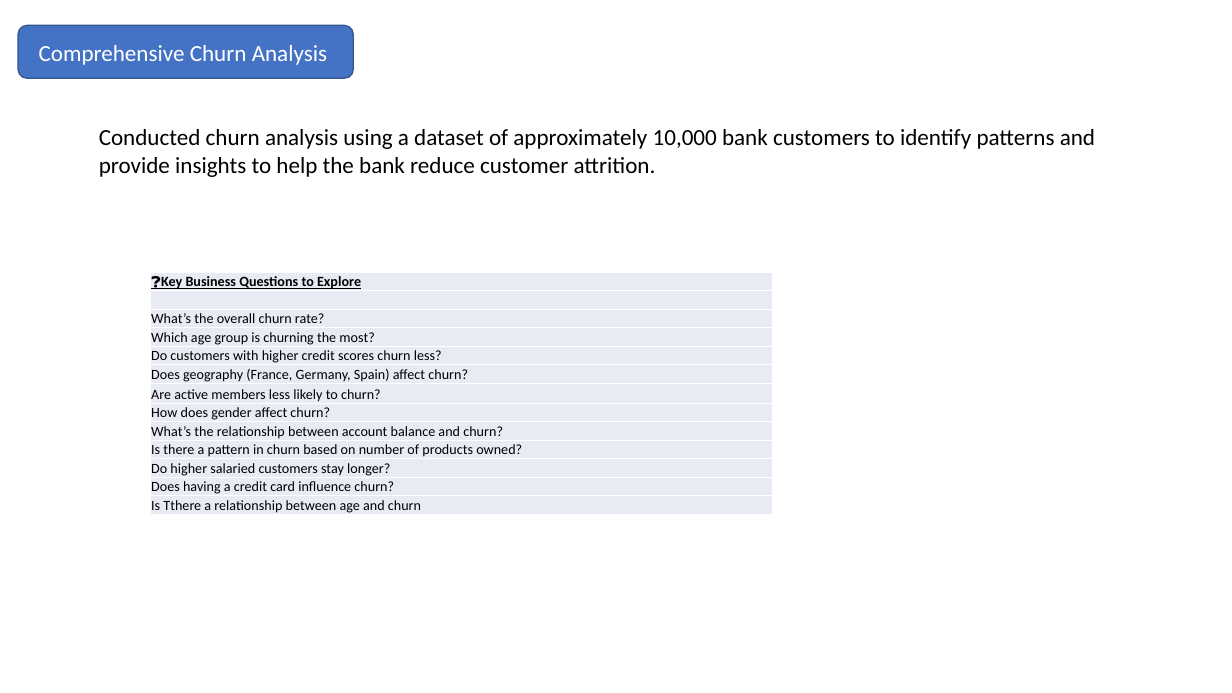
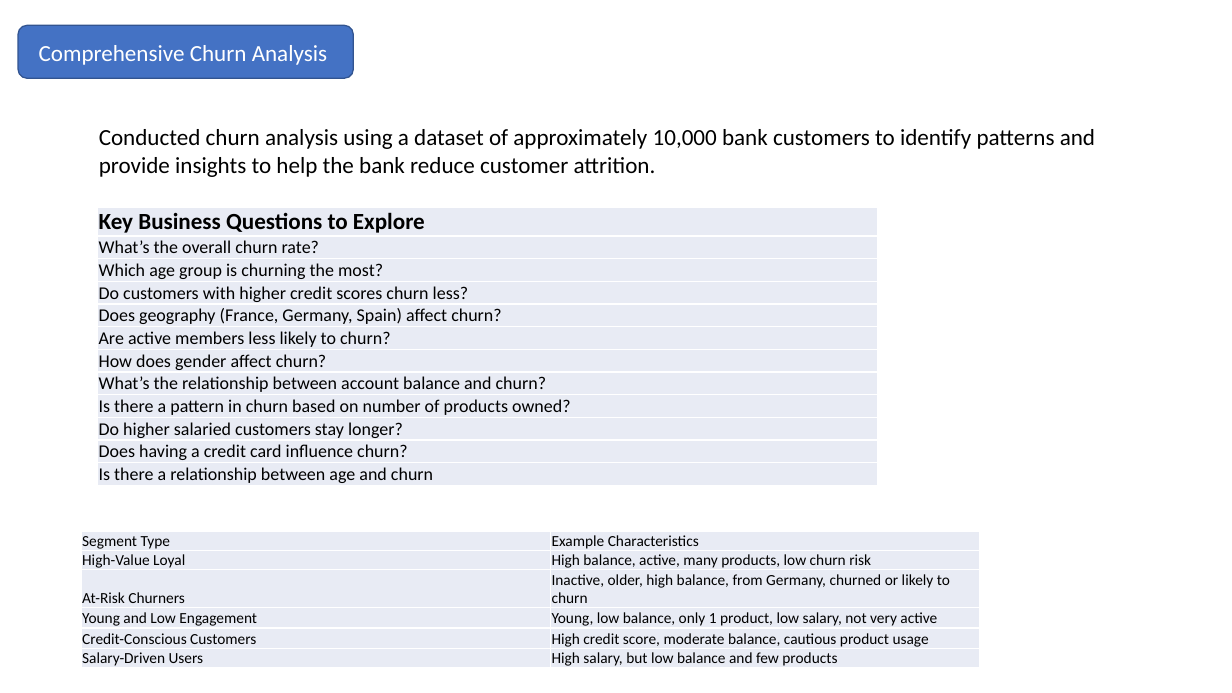
Before and after one commit to Mayar9/data-analytics-portfolio, a slide deck: slide 1 of Bank+Customer+Churn Project -Online(Excel)/Desciprtion.pptx. Drawn at 1232x693 pixels with LibreOffice and Linux fonts; fonts in the diff are those of the drawing. Boxes give left, top, right and bottom in pixels: in the first picture for what was removed or moved away, otherwise in the second. Text is boxed around its words. In the diff, an @@ line names an element or a change of style, - is before the commit and + after.

```diff
--- a/Bank+Customer+Churn Project -Online(Excel)/Desciprtion.pptx
+++ b/Bank+Customer+Churn Project -Online(Excel)/Desciprtion.pptx
@@ table at <box>98,207,878,487</box> @@
-row 1: ❓Key Business Questions to Explore
-row 2: 
+row 1: Key Business Questions to Explore
-row 12, column 1: Is Tthere a relationship between age and churn
+row 12, column 1: Is there a relationship between age and churn
@@ table: place and size @@
-table at <box>151,273,774,517</box>
+table at <box>98,207,878,487</box>
@@ table added at <box>81,531,980,670</box>, 6 rows, 2 columns @@
+Segment Type | Example Characteristics
+High-Value Loyal | High balance, active, many products, low churn risk
+At-Risk Churners | Inactive, older, high balance, from Germany, churned or likely to churn
+Young and Low Engagement | Young, low balance, only 1 product, low salary, not very active
+Credit-Conscious Customers | High credit score, moderate balance, cautious product usage
+Salary-Driven Users | High salary, but low balance and few products
```
Also in this commit, not shown: 1 other file.
